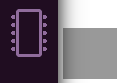
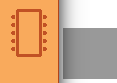
Before/after of a w=117, h=83 layered artwork. What changed in the layer stack:
added group "orange" with 5 layers above "purple" over [0, 0, 59, 83]
added layer "mem" in group "orange" over [11, 9, 47, 57]
added layer "bar #4" in group "orange" over [0, 0, 58, 83]
added layer "bar edge #1" in group "orange" over [1, 0, 59, 83]
hid group "dark purple" (3 layers) over [0, 0, 58, 83]
